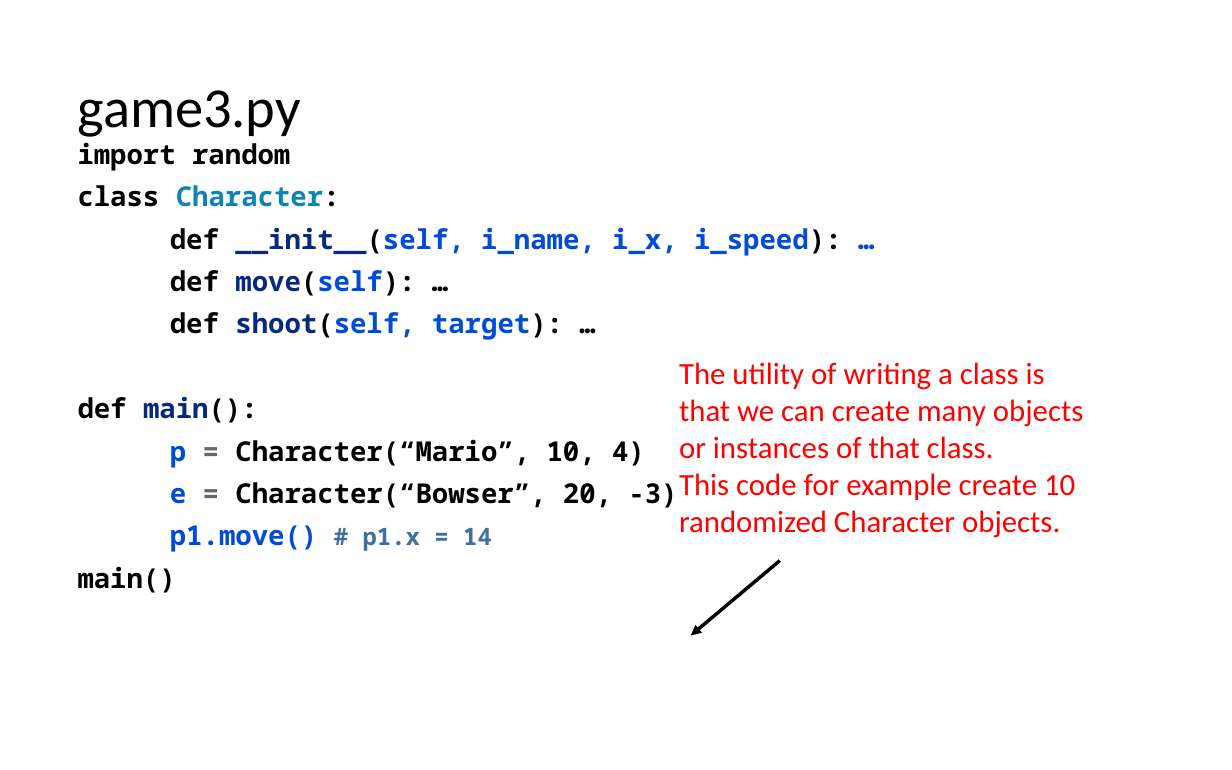
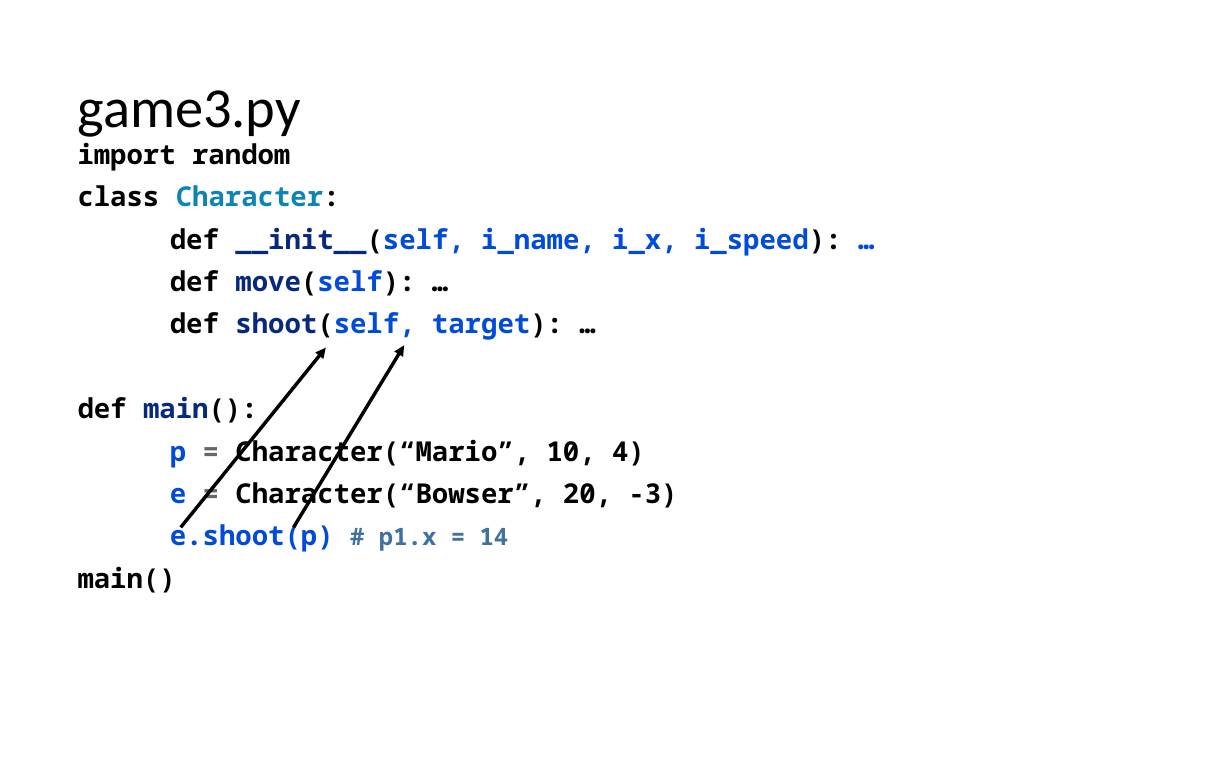
Before and after one commit to LongBaoNguyen/longbaonguyen.github.io, a slide deck: slide 11 of courses/apcsp/lect9.pptx (slide 9 before the commit). Drawn at 1232x770 pixels with LibreOffice and Linux fonts; fonts in the diff are those of the drawing. Boxes give left, top, right and bottom in pixels: in the first picture for what was removed or moved away, otherwise in the second. Text is boxed around its words. In the diff, an @@ line names an element or a change of style, - is before the commit and + after.

```diff
--- a/courses/apcsp/lect9.pptx
+++ b/courses/apcsp/lect9.pptx
@@ arrow moved from (780, 561) - (691, 636) to (181, 527) - (325, 347) @@
@@ arrow added from (293, 527) to (404, 345), #000000 2 pt @@
@@ text removed at (679,362,1083,538) @@
-The utility of writing a class is
-that we can create many objects
-or instances of that class.
-This code for example create 10
-randomized Character objects.
@@ text at (170,520,509,552): text changed @@
-p1.move() # p1.x = 14
+e.shoot(p) # p1.x = 14
```
Also in this commit, not shown: 5 other slides changed, 4 slides added, 6 other files.
